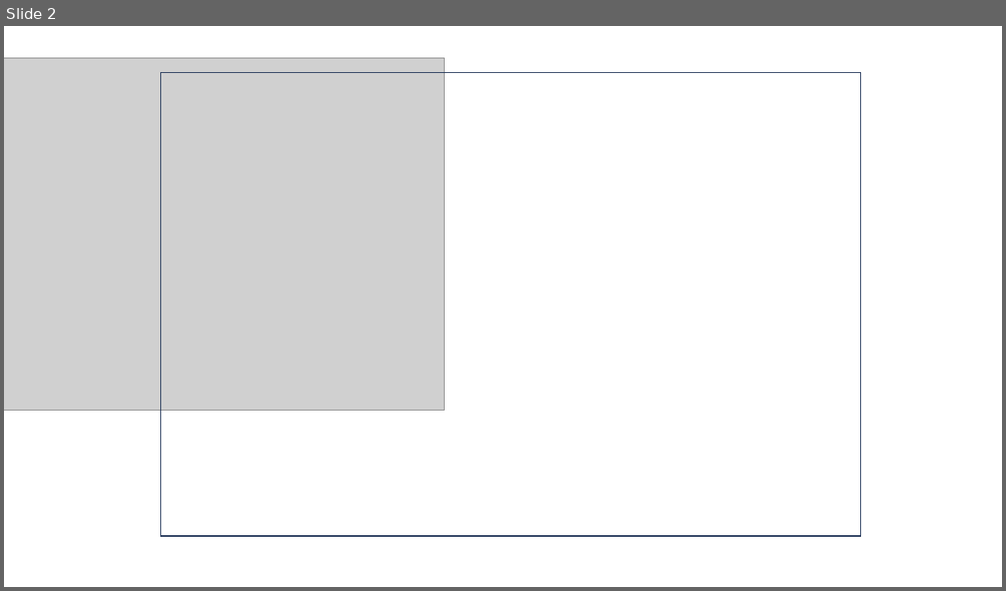
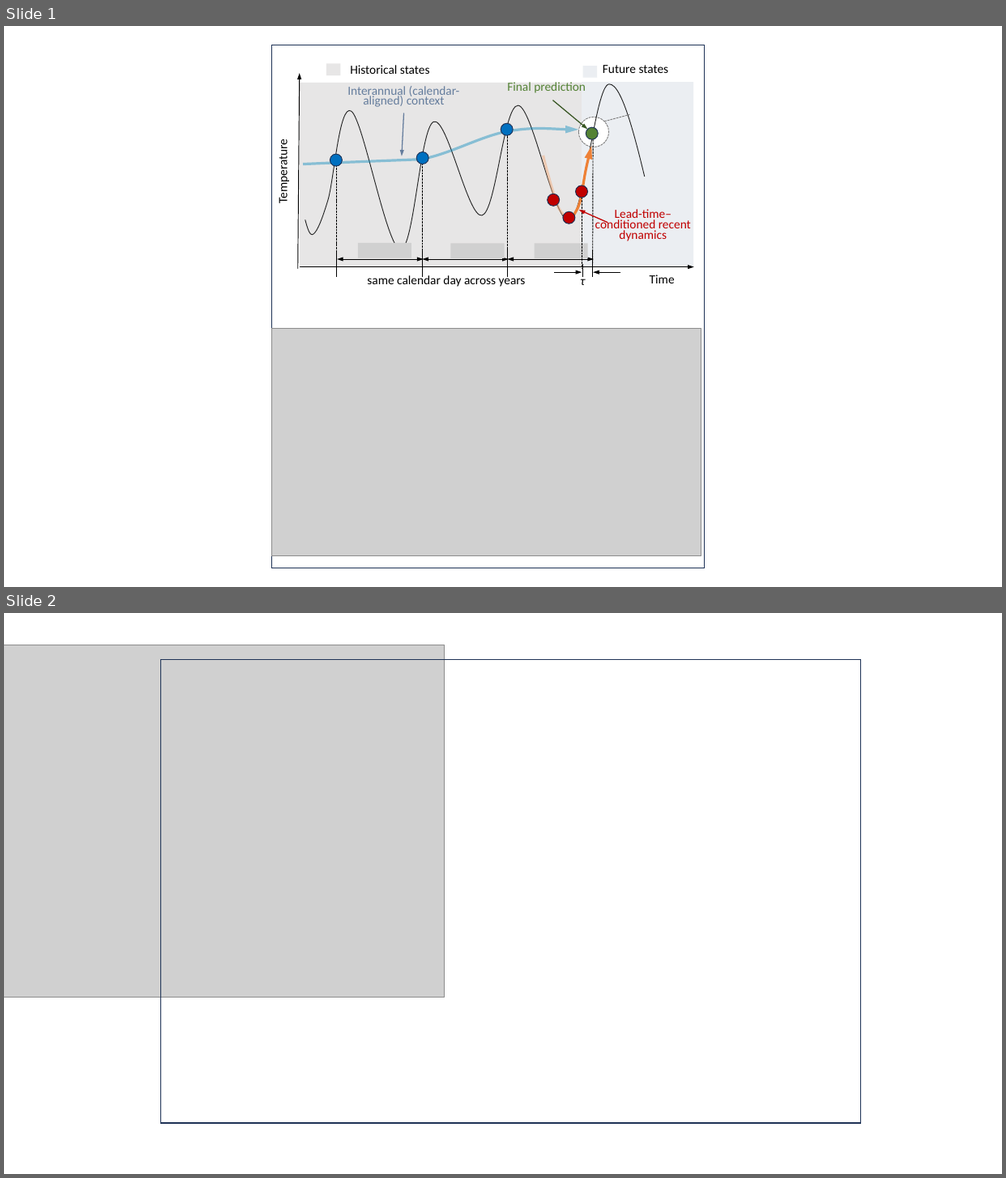
Before and after one commit to LynneYan/LynneYan.github.io, a slide deck: assets/img/publication_preview/ResizeFig.pptx. Shown one above the other, each under a label of ours: slide 2 before the commit, slides 1 and 2 after it. The pictures are 1006x591 and 1006x1178 pixels, drawn with LibreOffice and Linux fonts; fonts in the diff are those of the drawing; grey boxes stand for pictures. Boxes give left, top, right and bottom in pixels: in the first picture for what was removed or moved away, otherwise in the second. Text is boxed around its words. In the diff, an @@ line names an element or a change of style, - is before the commit and + after.

```diff
--- a/assets/img/publication_preview/ResizeFig.pptx
+++ b/assets/img/publication_preview/ResizeFig.pptx
@@ slide 1 added at (4,26,1002,587), background #FFFFFF @@
@@ rectangle added at (271,45,704,569), outline #1E3256 1 pt @@
@@ group added at (271,63,701,556): 11 lines, 9 texts, 8 ellipses, 7 arrows, 5 rectangles, 4 pictures, 4 freeform shapes, 3 double arrows @@
+same calendar day across years
+Time
+Temperature
+Final prediction
+Interannual (calendar-aligned) context
+Historical states
+Future states
+τ
+Lead-time–conditioned recent dynamics
```
Also in this commit, not shown: 1 other slide added, 2 slides removed, 5 other files.
